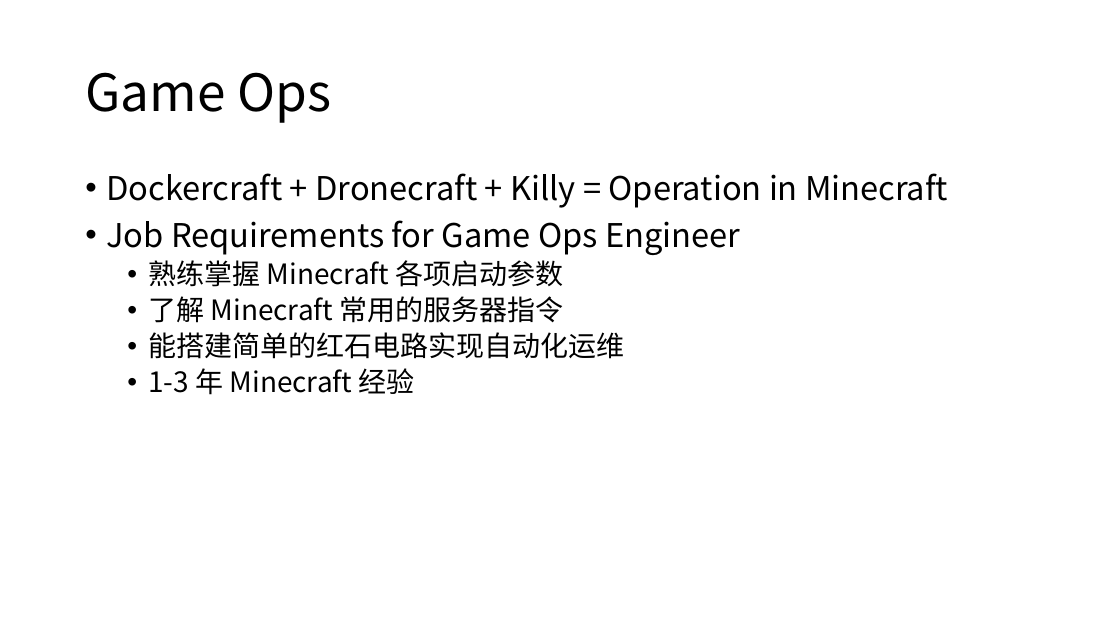
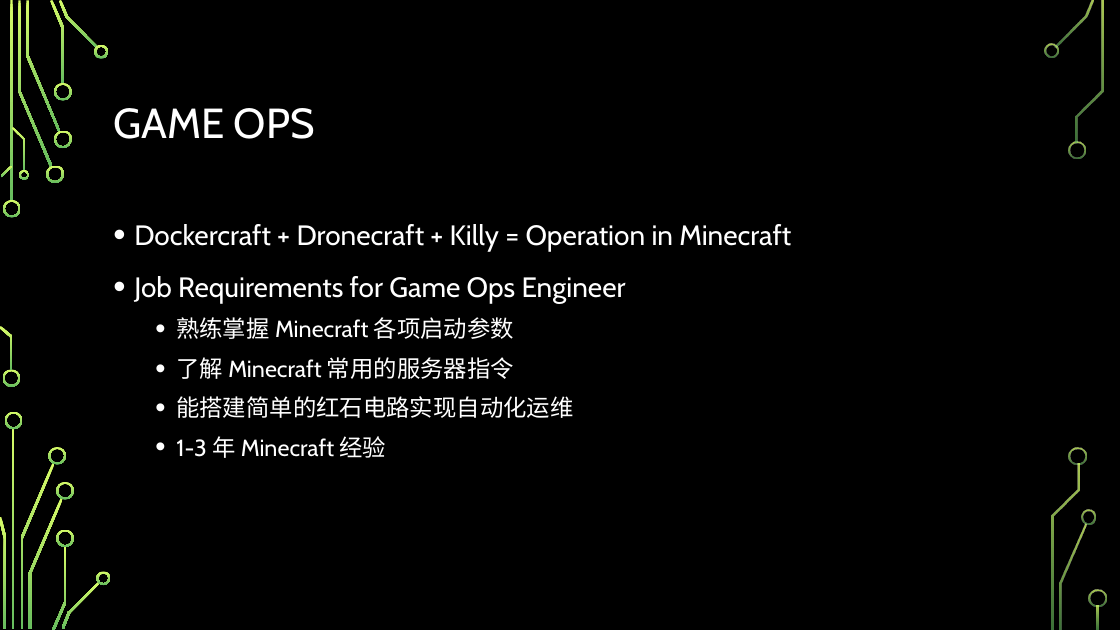
Before and after one commit to prism-river/killy, a slide deck: slide 3 of presentation/pre.pptx. Drawn at 1120x630 pixels with LibreOffice and Linux fonts; fonts in the diff are those of the drawing; background and template pictures are left out. Boxes give left, top, right and bottom in pixels: in the first picture for what was removed or moved away, otherwise in the second. Text is boxed around its words. In the diff, an @@ line names an element or a change of style, - is before the commit and + after.

```diff
--- a/presentation/pre.pptx
+++ b/presentation/pre.pptx
@@ background #FFFFFF to picture (left out) @@
@@ title at (113, 108, 315, 139): text changed; size 44 to 36 pt; font Noto Sans CJK SC to Cabin; text colour #000000 to #FFFFFF @@
-Game Ops
+GAME OPS
@@ text "Dockercraft + Dronecraft + Killy ...": place and size @@
-text "Dockercraft + Dronecraft + Killy ..." at (106, 173, 948, 395)
+text "Dockercraft + Dronecraft + Killy ..." at (134, 224, 791, 458)
@@ text "Dockercraft + Dronecraft + Killy ..." at (134, 224, 791, 458): size 28 to 24 pt in "Dockercraft + Dronecraft + Killy = Operation ...", "Job Requirements for Game Ops Engineer"; font Noto Sans CJK SC to Cabin, text colour #000000 to #FFFFFF; size 24 to 20 pt in "熟练掌握 Minecraft 各项启动参数", "了解 Minecraft 常用的服务器指令", "能搭建简单的红石电路实现自动化运维", "1-3 年 Minecraft 经验"; line spacing 0.9 to 1.2 @@
@@ group added at (0, 0, 1107, 630): 33 freeform shapes, 3 rectangles @@
```
Also in this commit, not shown: 5 other slides changed, 1 other file.
